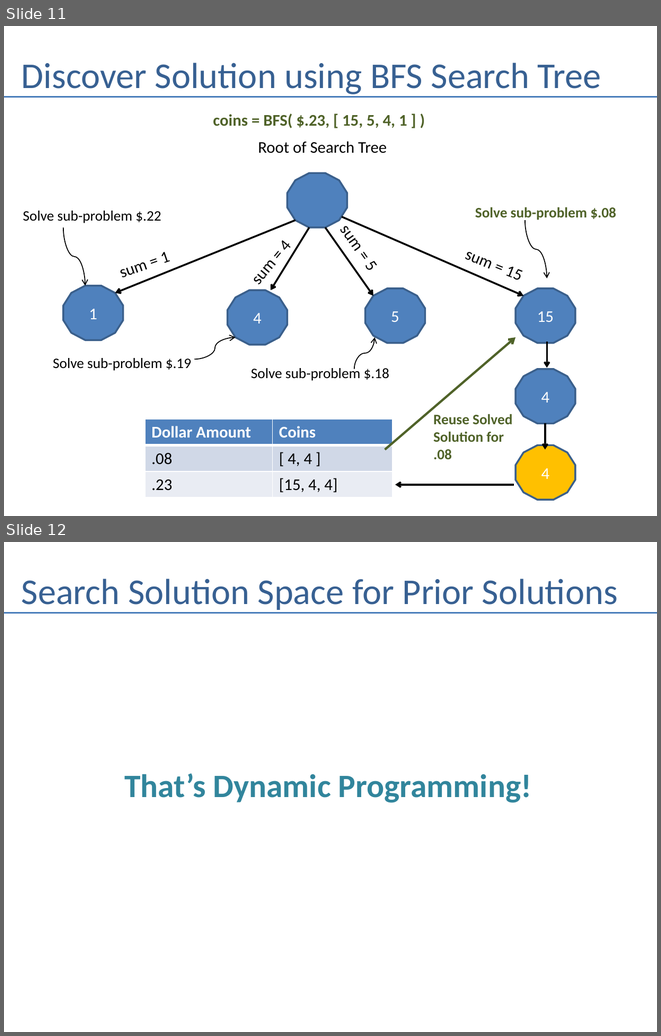
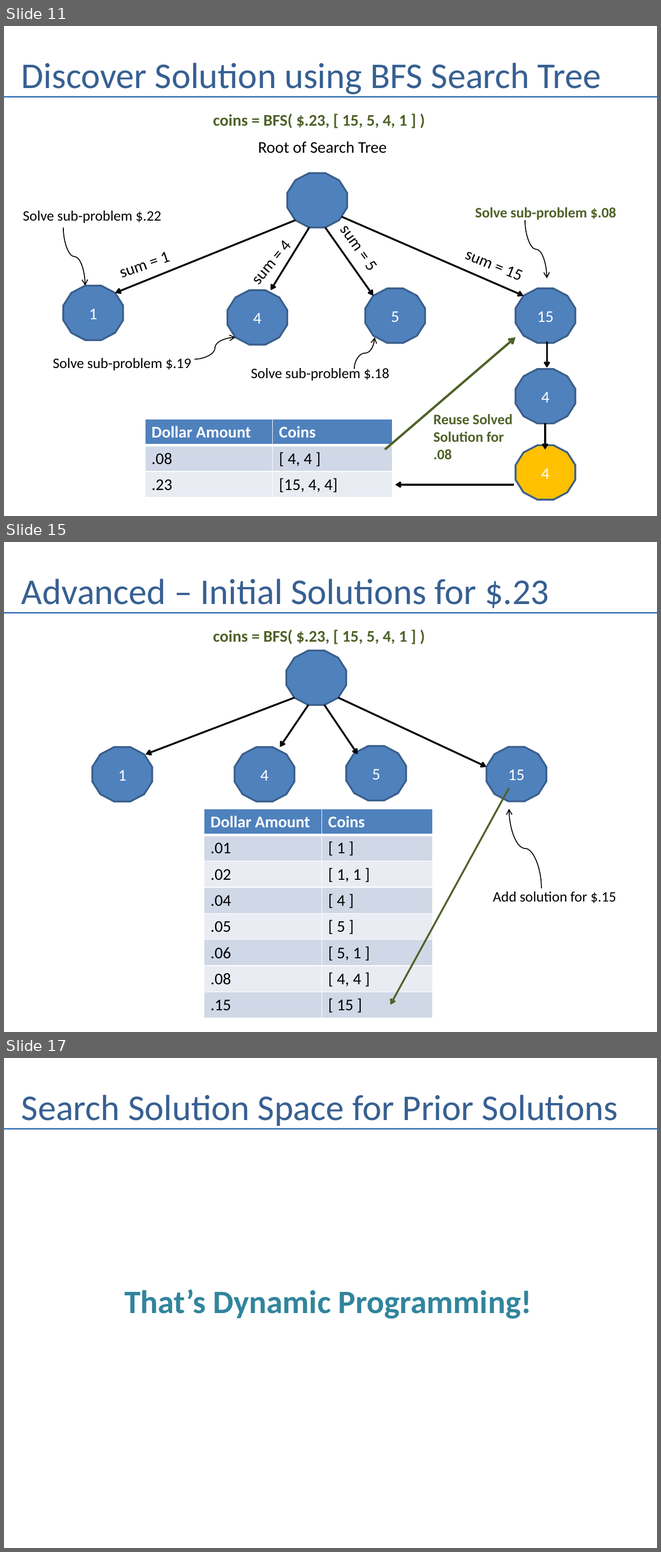
Before and after one commit to andrewferlitsch/Portland-Data-Science-Group, a slide deck: Presentations/AI Dynamic Programming.pptx. Shown one above the other, each under a label of ours: slides 11 and 12 before the commit, slides 11, 15 and 17 after it; the slides between them are not shown. The pictures are 661x1036 and 661x1552 pixels, drawn with LibreOffice and Linux fonts; fonts in the diff are those of the drawing. Boxes give left, top, right and bottom in pixels: in the first picture for what was removed or moved away, otherwise in the second. Text is boxed around its words. In the diff, an @@ line names an element or a change of style, - is before the commit and + after.

```diff
--- a/Presentations/AI Dynamic Programming.pptx
+++ b/Presentations/AI Dynamic Programming.pptx
@@ slide 15 added at box(4, 542, 657, 1032), background #FFFFFF @@
@@ title added at box(21, 579, 549, 613), 40 pt, text #376092 @@
+Advanced – Initial Solutions for $.23
@@ line added from (4, 612) to (657, 612), #4B7EBC 1.5 pt @@
@@ text added at box(213, 629, 407, 644), 18 pt, text #4F6228, bold @@
+coins = BFS( $.23, [ 15, 5, 4, 1 ] )
@@ dodecagon added at box(286, 651, 346, 705), fill #4F81BD, outline #3A5F8C 2 pt @@
@@ arrow added from (294, 697) to (146, 754), #000000 2 pt @@
@@ arrow added from (338, 697) to (486, 767), #000000 2 pt @@
@@ arrow added from (308, 705) to (280, 747), #000000 2 pt @@
@@ arrow added from (325, 705) to (358, 754), #000000 2 pt @@
@@ dodecagon added at box(92, 747, 152, 801), fill #4F81BD, outline #3A5F8C 2 pt, 18 pt, text #FFFFFF @@
+1
@@ dodecagon added at box(235, 747, 294, 801), fill #4F81BD, outline #3A5F8C 2 pt, 18 pt, text #FFFFFF @@
+4
@@ dodecagon added at box(346, 746, 406, 800), fill #4F81BD, outline #3A5F8C 2 pt, 18 pt, text #FFFFFF @@
+5
@@ dodecagon added at box(486, 747, 547, 801), fill #4F81BD, outline #3A5F8C 2 pt, 18 pt, text #FFFFFF @@
+15
@@ arrow added from (509, 787) to (390, 1004), #4F6228 2 pt @@
@@ table added at box(204, 809, 432, 1017), 8 rows, 2 columns @@
+Dollar Amount | Coins
+.01 | [ 1 ]
+.02 | [ 1, 1 ]
+.04 | [ 4 ]
+.05 | [ 5 ]
+.06 | [ 5, 1 ]
+.08 | [ 4, 4 ]
+.15 | [ 15 ]
@@ curved arrow added from (541, 888) to (509, 809), #000000 1 pt @@
@@ text added at box(493, 891, 616, 903), 16 pt, text #000000 @@
+Add solution for $.15
@@ what was slide 12 is now slide 17 @@
```
Also in this commit, not shown: 4 other slides added.
